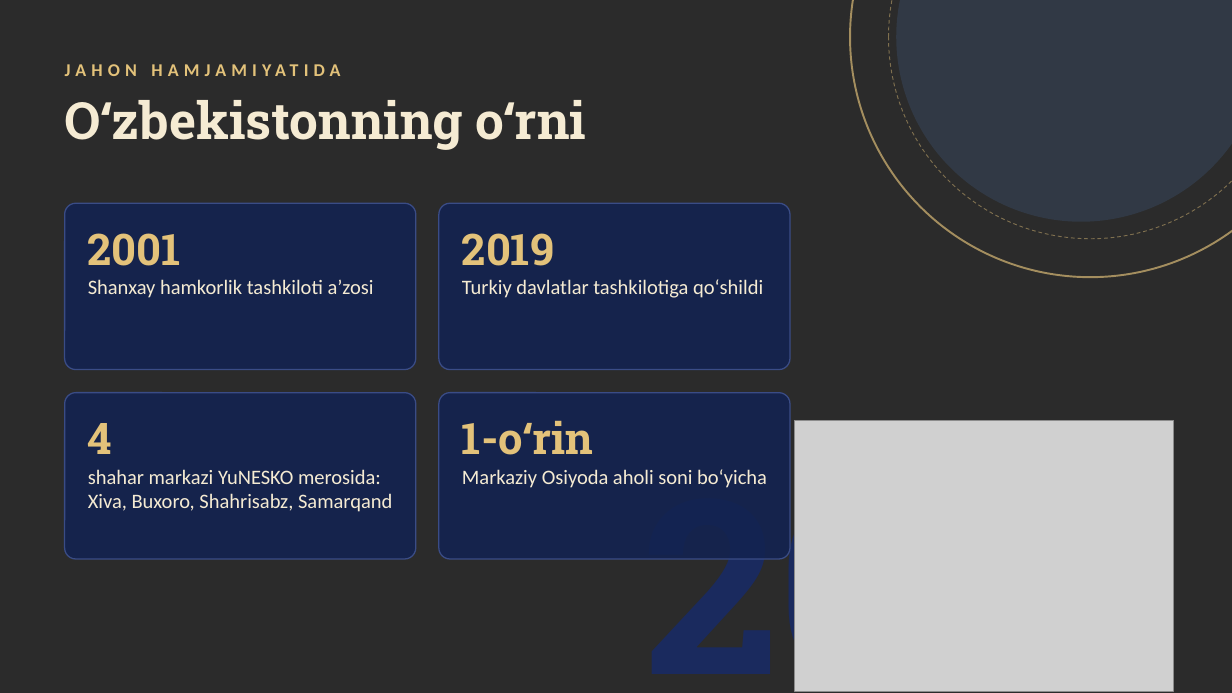
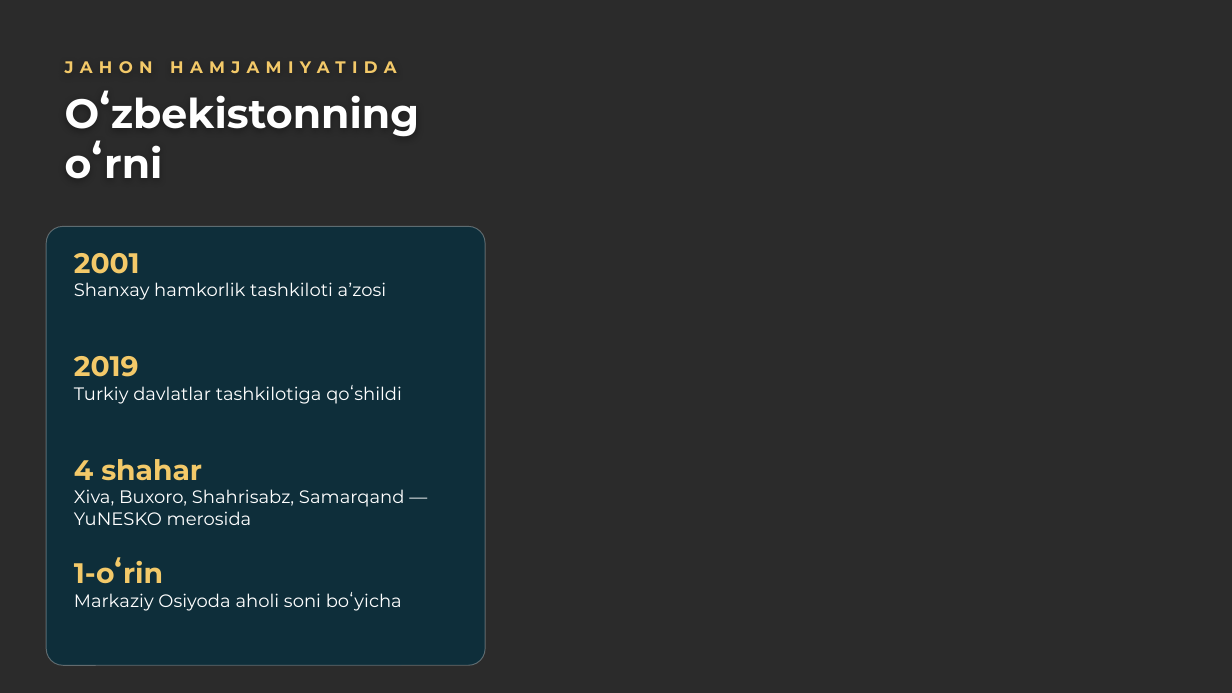
Before and after one commit to mmuhammadovv/mustaqil_ish_ay, a slide deck: slide 9 of alohida/BMT_himoya.pptx (slide 8 before the commit). Drawn at 1232x693 pixels with LibreOffice and Linux fonts; fonts in the diff are those of the drawing; grey boxes stand for pictures; background and template pictures are left out; a plain dark background stands for a picture behind light text. Boxes give left, top, right and bottom in pixels: in the first picture for what was removed or moved away, otherwise in the second. Text is boxed around its words. In the diff, an @@ line names an element or a change of style, - is before the commit and + after.

```diff
--- a/alohida/BMT_himoya.pptx
+++ b/alohida/BMT_himoya.pptx
@@ ellipse removed at bbox=[850, 0, 1232, 277] @@
@@ ellipse removed at bbox=[889, 0, 1232, 239] @@
@@ ellipse removed at bbox=[897, 0, 1232, 222] @@
@@ text "JAHON HAMJAMIYATIDA" at bbox=[65, 61, 397, 73]: size 14 to 13 pt, font Calibri to Montserrat, text colour #E3C27A to #F3C969, letter spacing 4 to 5 pt @@
@@ text "Oʻzbekistonning oʻrni" at bbox=[65, 90, 420, 179]: size 40 to 32 pt, font Roboto Slab to Montserrat, text colour #F5EBD3 to #FFFFFF @@
@@ rounded rectangle removed at bbox=[65, 203, 416, 370] @@
@@ rounded rectangle removed at bbox=[439, 203, 790, 370] @@
@@ rounded rectangle: place and size @@
-rounded rectangle at bbox=[65, 393, 416, 559]
+rounded rectangle at bbox=[46, 226, 485, 665]
@@ rounded rectangle at bbox=[46, 226, 485, 665]: fill #132350 at 90% opacity to #06303F at 78% opacity; outline #3A4C86 1 pt to #FFFFFF 0.75 pt; proportions changed @@
@@ text "2001": place and size @@
-text "2001" at bbox=[88, 233, 374, 298]
+text "2001" at bbox=[74, 253, 387, 300]
@@ text "2001" at bbox=[74, 253, 387, 300]: size 34 to 22 pt, font Roboto Slab to Montserrat, text colour #E3C27A to #F3C969 in "2001"; size 16 to 14 pt, font Calibri to Montserrat, text colour #F5EBD3 to #FFFFFF in "Shanxay hamkorlik tashkiloti aʼzosi" @@
@@ text "2019": place and size @@
-text "2019" at bbox=[462, 233, 763, 298]
+text "2019" at bbox=[74, 356, 402, 404]
@@ text "2019" at bbox=[74, 356, 402, 404]: size 34 to 22 pt, font Roboto Slab to Montserrat, text colour #E3C27A to #F3C969 in "2019"; size 16 to 14 pt, font Calibri to Montserrat, text colour #F5EBD3 to #FFFFFF @@
@@ rounded rectangle removed at bbox=[439, 393, 790, 559] @@
@@ picture removed at bbox=[795, 421, 1174, 691] @@
@@ text at bbox=[74, 459, 405, 525]: text changed; size 16 to 14 pt; font Calibri to Montserrat; text colour #F5EBD3 to #FFFFFF @@
-4
-shahar markazi YuNESKO merosida: Xiva, Buxoro, Shahrisabz, Samarqand
+4 shahar
+Xiva, Buxoro, Shahrisabz, Samarqand — YuNESKO merosida
@@ text removed at bbox=[643, 452, 1164, 693] @@
-2001
@@ text "1-oʻrin": place and size @@
-text "1-oʻrin" at bbox=[462, 423, 767, 488]
+text "1-oʻrin" at bbox=[74, 557, 402, 611]
@@ text "1-oʻrin" at bbox=[74, 557, 402, 611]: size 34 to 22 pt, font Roboto Slab to Montserrat, text colour #E3C27A to #F3C969 in "1-oʻrin"; size 16 to 14 pt, font Calibri to Montserrat, text colour #F5EBD3 to #FFFFFF in "Markaziy Osiyoda aholi soni boʻyicha" @@
```
Also in this commit, not shown: 8 other slides changed, 1 slide added, 12 other files.
